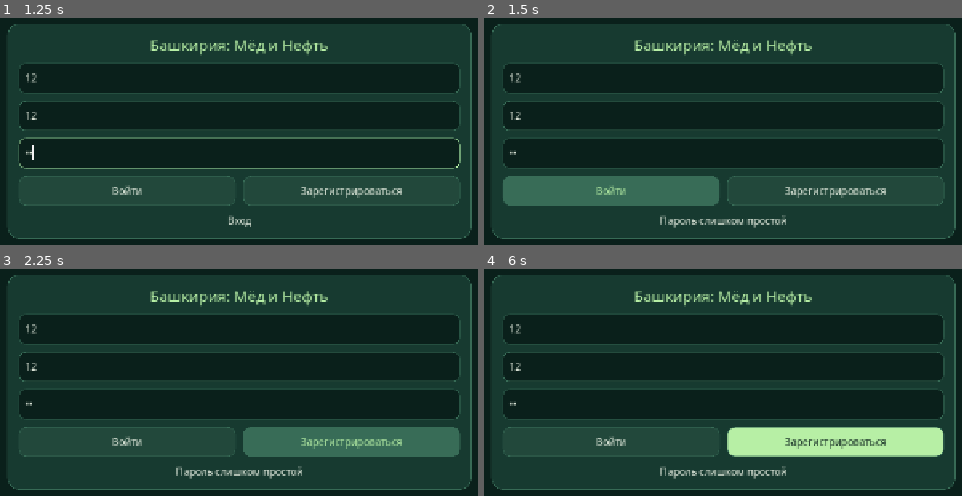
Above: before the commit, frames 1-4 (two rows, left to right).
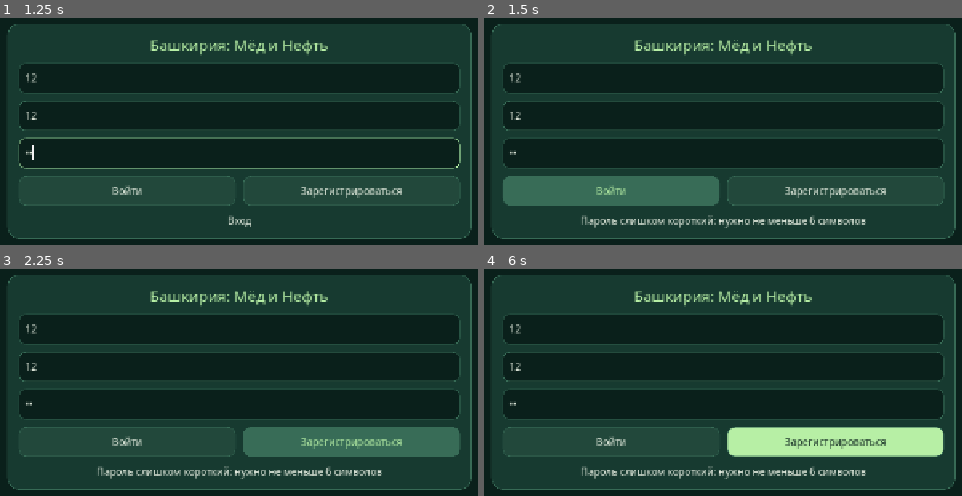
Above: after the commit, the same moments.

Repository: maillunex-lang/LunexEconom
Game: Godot game, scene res://main.tscn
Same seed, same stepped clock (60 frames per second), same inputs: the game is played once before the commit and once after it.
Inputs (mouse positions are in pixels of both pictures, inside the frame that each line leads up to):
- Up to frame 1 (1.25 s): click (239, 79) at 0.52 s; type "12" at 0.6 s; click (239, 115) at 0.75 s; type "12" at 0.83 s; click (239, 154) at 0.98 s; type "12" at 1.07 s
- Up to frame 2 (1.5 s): click "Войти" at 1.25 s
- Up to frame 3 (2.25 s): click "Зарегистрироваться" at 2 s
- Up to frame 4 (6 s): click "Войти" at 2.75 s; click "Зарегистрироваться" at 3.5 s; click "Войти" at 4.25 s; click "Зарегистрироваться" at 5 s; tap Enter at 5.75 s; move the mouse to (899, 446) at 5.77 s; click (899, 446) at 5.92 s

Frame 1 is identical in both runs. In frame 2, 1.2% of the frame differs, in the area x 20-80%, y 86-93%; in frame 3, 1.2%; in frame 4, 1.2%.

Commit message:
fix(auth): minimum password 6 characters; specific registration and login error messages in the client
Co-Authored-By: Claude Sonnet 5.5 <noreply@anthropic.com>
Claude-Session: https://claude.ai/code/session_01Mco3UPKm2ziT5TRCvdJHot

Diff:
--- a/client/data/strings.json
+++ b/client/data/strings.json
@@ -12,8 +12,12 @@
   "auth.logout": "Выйти",
   "auth.register.button": "Зарегистрироваться",
   "auth.register.email": "Электронная почта",
-  "auth.register.error.exists": "Такое имя или почта уже заняты",
-  "auth.register.error.weak": "Пароль слишком простой",
+  "auth.register.error.closed": "Регистрация сейчас закрыта",
+  "auth.register.error.email": "Проверьте адрес почты",
+  "auth.register.error.exists": "Такое имя или почта уже есть. Нажмите «Войти»",
+  "auth.register.error.limit": "Слишком много попыток. Подождите немного",
+  "auth.register.error.name": "Имя: 3-24 символа, латиница, цифры и «_»",
+  "auth.register.error.weak": "Пароль слишком короткий: нужно не меньше 6 символов",
   "auth.register.name": "Имя компании",
   "auth.register.password": "Пароль",
   "auth.register.title": "Регистрация",
--- a/client/main.gd
+++ b/client/main.gd
@@ -364,13 +364,40 @@
         _load_hq()
         _identify_tutorial()
 
+func _auth_error_text(mode: String, response: Dictionary) -> String:
+    var code := ""
+    if response.get("data") is Dictionary:
+        code = str((response.data as Dictionary).get("error", ""))
+    if code == "service_unavailable" or code == "connection_failed":
+        return "Сервер временно недоступен. Попробуйте позже."
+    match code:
+        "account_exists":
+            return Strings.get_text("auth.register.error.exists")
+        "invalid_username":
+            return Strings.get_text("auth.register.error.name")
+        "invalid_email":
+            return Strings.get_text("auth.register.error.email")
+        "invalid_password":
+            return Strings.get_text("auth.register.error.weak")
+        "registration_disabled":
+            return Strings.get_text("auth.register.error.closed")
+        "rate_limited":
+            return Strings.get_text("auth.register.error.limit")
+        "invalid_credentials":
+            return Strings.get_text("auth.login.error.invalid")
+    if int(response.get("code", 0)) == 429:
+        return Strings.get_text("auth.register.error.limit")
+    if mode == "login" and int(response.get("code", 0)) in [400, 401, 403]:
+        return Strings.get_text("auth.login.error.invalid")
+    return Strings.get_text("error.generic")
+
 func _send_auth(mode: String) -> void:
     if _auth_busy:
         return
     var username := login_username.text.strip_edges()
     var email := login_email.text.strip_edges()
     var password := login_password.text
-    if username.length() < 3 or username.length() > 24 or password.length() < 10 or (mode == "register" and not email.contains("@")):
+    if username.length() < 3 or username.length() > 24 or password.length() < 6 or (mode == "register" and not email.contains("@")):
         status_label.text = Strings.get_text("auth.register.error.weak")
         return
     _auth_busy = true
@@ -381,7 +408,7 @@
     var response: Dictionary = await _api("/auth/" + mode,HTTPClient.METHOD_POST,data)
     _auth_busy = false
     if response.code != 200 and response.code != 201:
-        status_label.text = "Сервер временно недоступен. Попробуйте позже." if response.data.get("error", "") == "service_unavailable" else (Strings.get_text("error.auth") if response.code in [401, 403] else Strings.get_text("error.generic"))
+        status_label.text = _auth_error_text(mode, response)
         return
     if mode == "register":
         status_label.text = Strings.get_text("auth.login.title")
Not shown, changed: docs/content/ui_strings.ru.md
